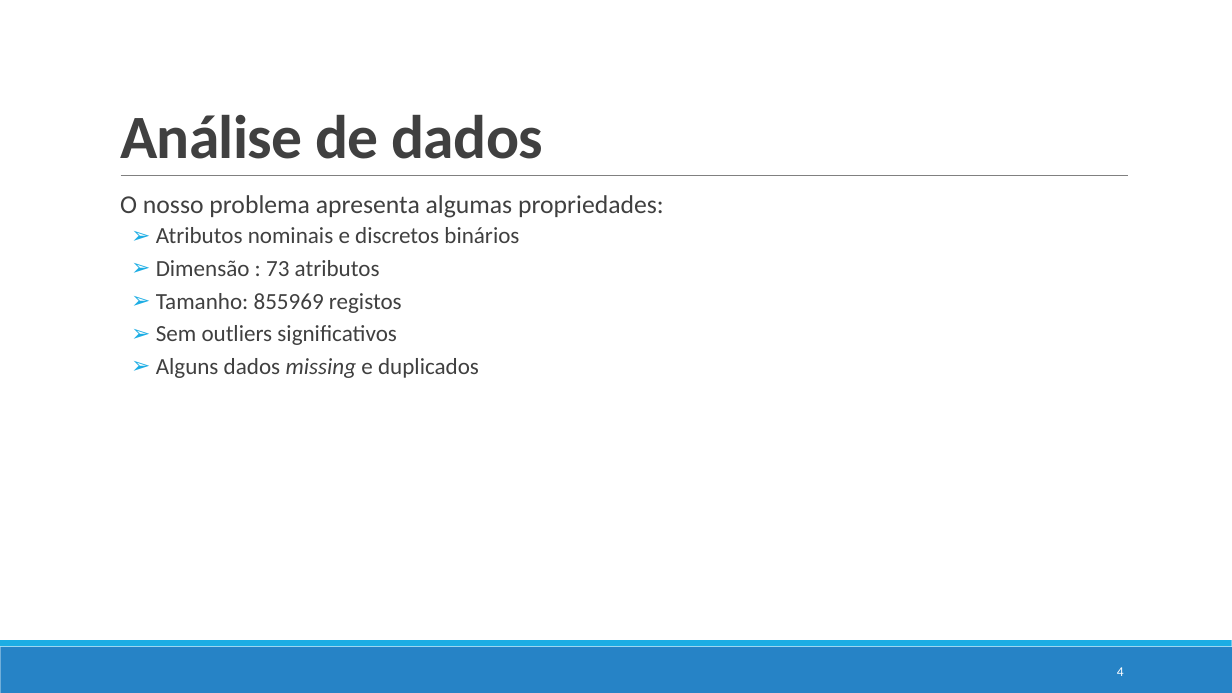
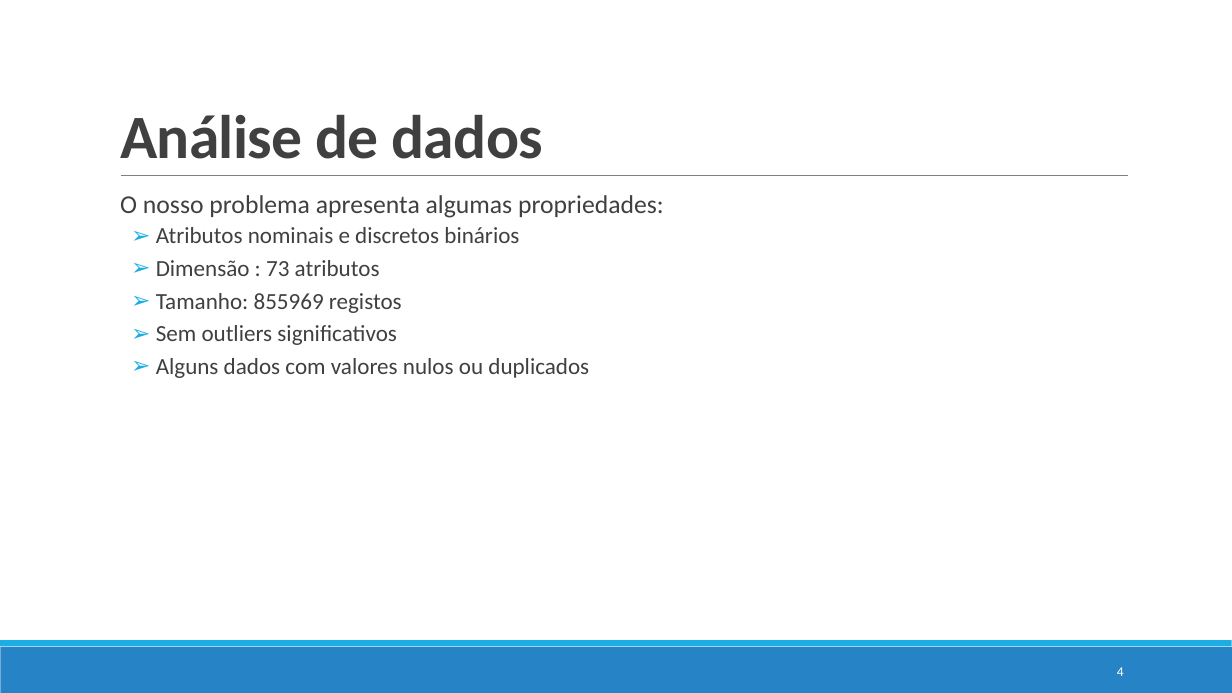
Before and after one commit to pedrovponte/IART-g39, a slide deck: slide 4 of proj2/docs/finalpresentation.pptx. Drawn at 1232x693 pixels with LibreOffice and Linux fonts; fonts in the diff are those of the drawing. Boxes give left, top, right and bottom in pixels: in the first picture for what was removed or moved away, otherwise in the second. Text is boxed around its words. In the diff, an @@ line names an element or a change of style, - is before the commit and + after.

```diff
--- a/proj2/docs/finalpresentation.pptx
+++ b/proj2/docs/finalpresentation.pptx
@@ text at (156,358,589,378): text changed @@
-  ➢ Alguns dados missing e duplicados
+  ➢ Alguns dados com valores nulos ou duplicados
```
Also in this commit, not shown: 4 other slides changed.
